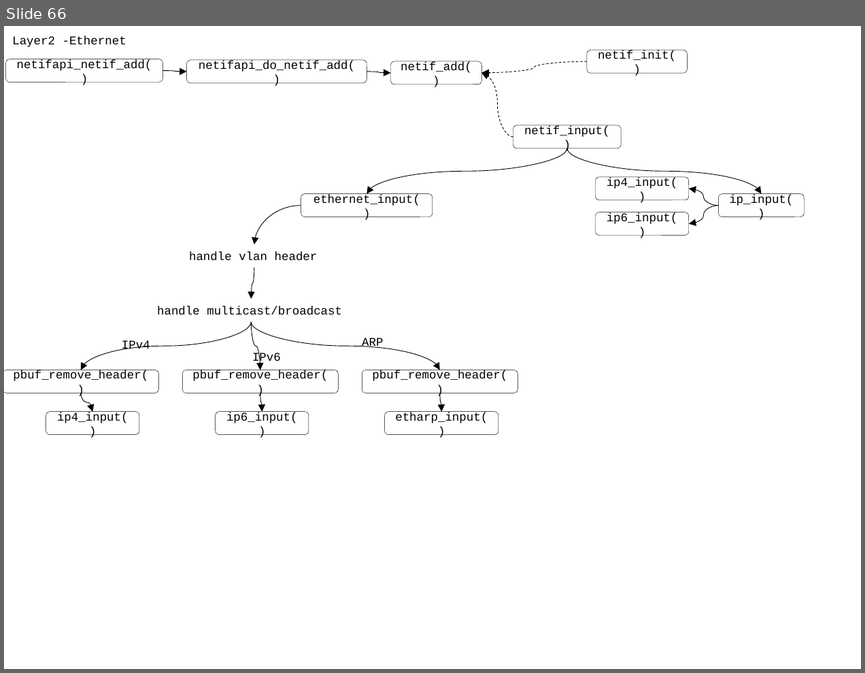
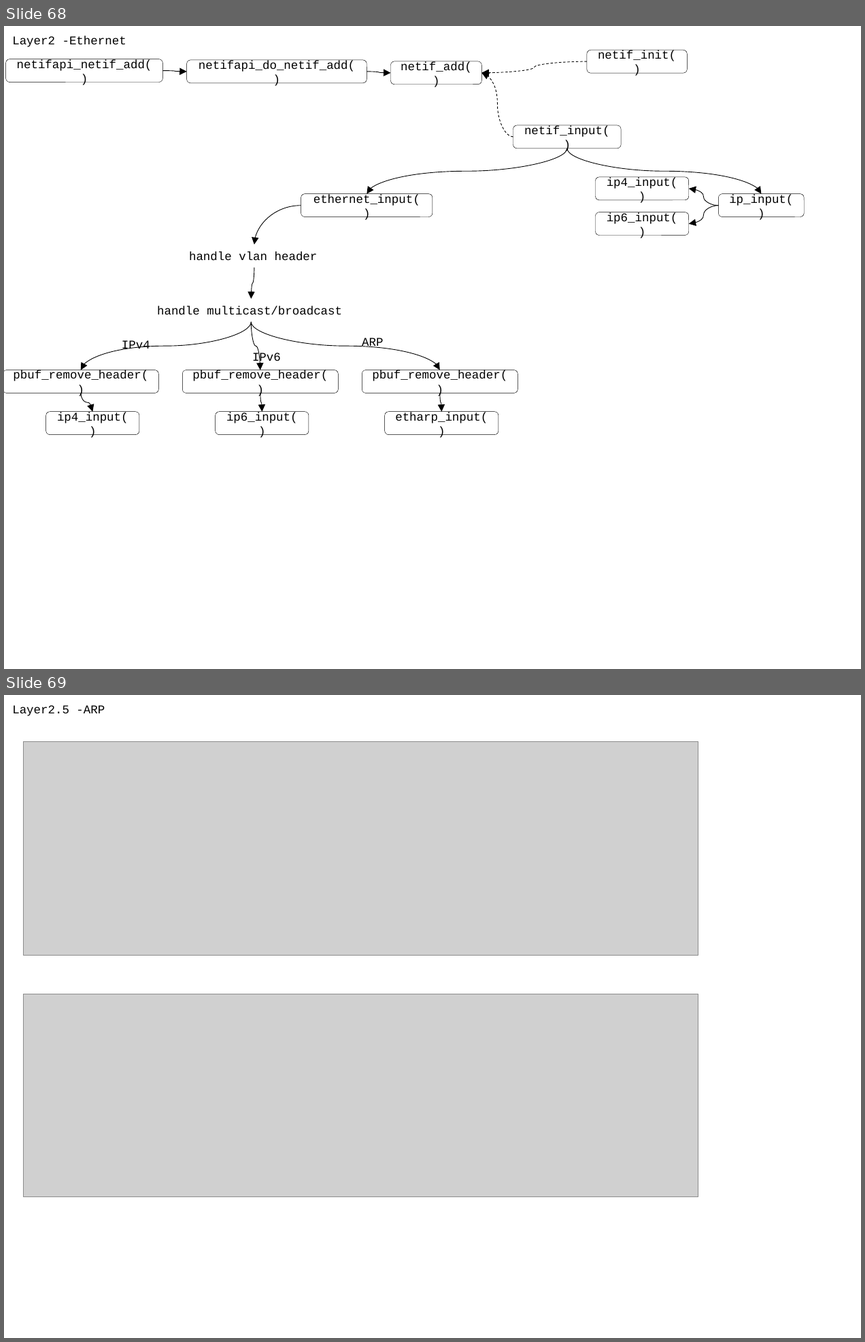
Before and after one commit to movetobe/xxx, a slide deck: xxx.pptx. Shown one above the other, each under a label of ours: slide 66 before the commit, slides 68 and 69 after it. The pictures are 865x673 and 865x1342 pixels, drawn with LibreOffice and Linux fonts; fonts in the diff are those of the drawing; grey boxes stand for pictures. Boxes give left, top, right and bottom in pixels: in the first picture for what was removed or moved away, otherwise in the second. Text is boxed around its words. In the diff, an @@ line names an element or a change of style, - is before the commit and + after.

```diff
--- a/xxx.pptx
+++ b/xxx.pptx
@@ slide 69 added at [4, 695, 861, 1338], background #FFFFFF @@
@@ text added at [12, 705, 105, 716], 10 pt, text #000000 @@
+Layer2.5 -ARP
@@ picture added at [23, 741, 698, 955] @@
@@ picture added at [23, 994, 698, 1197] @@
@@ what was slide 66 is now slide 68 @@
```
Also in this commit, not shown: 4 slides changed, 14 other slides added, 3 other files.
